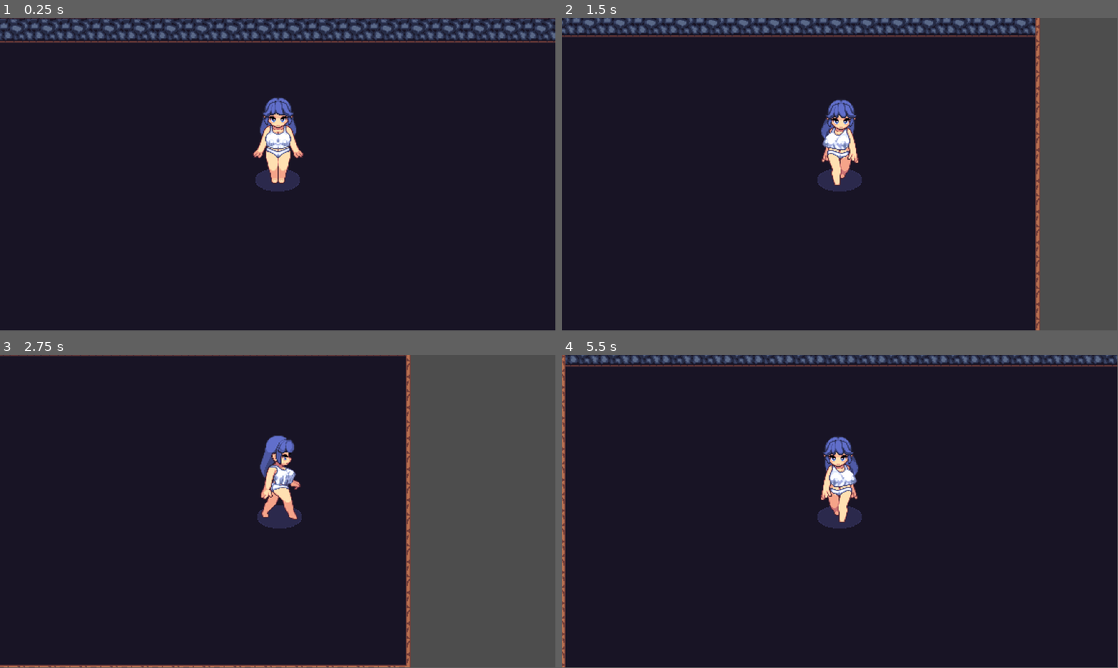
Above: before the commit, frames 1-4 (two rows, left to right).
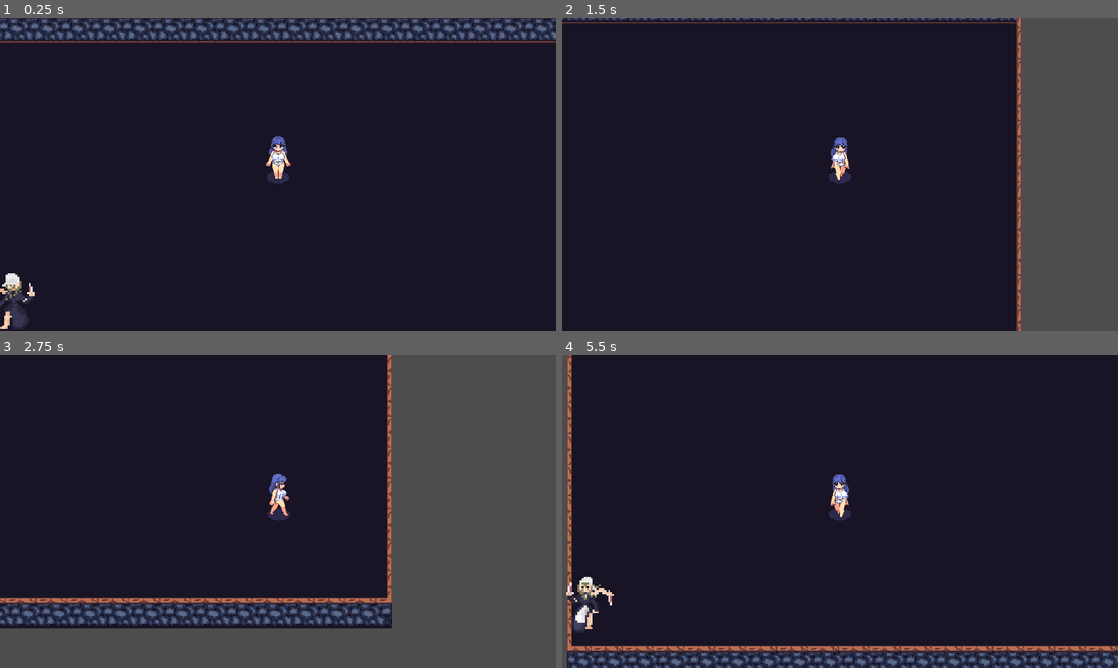
Above: after the commit, the same moments.

Repository: Rafart132/Two_Little_Goats
Game: Godot game, scene res://escenas/prueba.tscn
The game is run twice, just before and just after one commit, with the same random seed, the same clock (stepped at 60 frames per second) and the same inputs. Before the commit the project has no main scene; this scene is started directly in both runs.
Inputs:
- Up to frame 1 (0.25 s): no input
- Up to frame 2 (1.5 s): tap Enter (ui_accept) at 0.5, 0.77 s; hold Right (ui_right) 0.53-1.28 s; hold Down (ui_down) from 1.28 s (still down)
- Up to frame 3 (2.75 s): tap Enter (ui_accept) at 1.52 s; release Down (ui_down) at 2.03 s; hold Right (ui_right) from 2.03 s (still down)
- Up to frame 4 (5.5 s): release Right (ui_right) at 2.78 s; hold Up (ui_up) 2.78-3.53 s; tap Enter (ui_accept) at 3.02, 3.77, 4.52 s; hold Left (ui_left) 3.53-5.03 s; hold Down (ui_down) from 5.03 s (still down)
In our replay, the window is 799x449 before the commit and 800x450 after it. These sizes can differ from the game's own. Grey fills any space a smaller window leaves; there, only what the larger window draws over its background counts as a difference.

The runs differ from the first frame. In frame 1, 2.8% of the frame differs, in the area x 0-100%, y 0-100%; in frame 2, 9.8%; in frame 3, 20%, in the area x 0-74%, y 0-100%; in frame 4, 13%.

Commit message:
patrullaje y persecucion

Diff:
--- a/Scr/Maquina de estados/PlayerState/PlayerStateRun.gd
+++ b/Scr/Maquina de estados/PlayerState/PlayerStateRun.gd
@@ -8,10 +8,10 @@
 		Input.get_action_strength("ui_down") - Input.get_action_strength("ui_up")
 		).normalized()
 
-	if input_vector.y != 0:
-		input_vector.y *= player.VerticalSpeed
+	#if input_vector.y != 0:
+		#input_vector.y *= player.VerticalSpeed
 
-	player.velocity = input_vector * player.speed * 2
+	player.velocity = input_vector * player.speed * 4
 	player.move_and_slide()
 
 func update_animation() -> void:
--- a/Scr/Maquina de estados/PlayerState/StateWalk.gd
+++ b/Scr/Maquina de estados/PlayerState/StateWalk.gd
@@ -9,8 +9,8 @@
 		).normalized()
 
 	# Adjust the speed for vertical movement
-	if input_vector.y != 0:
-		input_vector.y *= player.VerticalSpeed  # Reduce speed by half when moving up or down
+	#if input_vector.y != 0:
+		#input_vector.y *= player.VerticalSpeed  # Reduce speed by half when moving up or down
 
 	player.velocity = input_vector * player.speed
 	player.move_and_slide()
--- /dev/null
+++ b/Scr/Maquina de estados/entities_states/ChaseState.gd
@@ -0,0 +1,47 @@
+extends EntytiStateBase
+class_name chase_state
+
+@export var speed: float = 150.0 # Velocidad al perseguir
+
+# Nodo del jugador (asignado al detectarlo)
+var player: Node2D = null
+
+
+func start() -> void:
+	if player == null:
+		print("ChaseState: No se asignó un jugador.")
+	else:
+		print("ChaseState: Iniciando persecución.")
+
+func on_process(delta: float) -> void:
+	if player == null:
+		return # No hay jugador que perseguir
+
+	# Dirección hacia el jugador
+	var direction = (player.position - controlled_node.position).normalized()
+
+	# Movimiento hacia el jugador
+	controlled_node.position += direction * speed * delta
+
+	# Actualizar la animación según la dirección
+	_update_animation(direction)
+
+func _update_animation(direction: Vector2) -> void:
+	if direction.x > 0:
+		Maid.anim.play("Walk_right")
+	elif direction.x < 0:
+		Maid.anim.play("Walk_left")
+	elif direction.y > 0:
+		Maid.anim.play("Walk_down")
+	elif direction.y < 0:
+		Maid.anim.play("Walk_up")
+
+func end() -> void:
+	Maid.anim.stop() # Detiene la animación al salir del estado
+
+
+func _on_zona_deteccion_body_exited(body: Node2D) -> void:
+	if body.is_in_group("Player"):
+		print("Jugador detectado. Cambiando al estado de persecución.")
+		player = null
+		state_machine.change_to("PatrolState")
--- /dev/null
+++ b/Scr/Maquina de estados/entities_states/PatrolState.gd
@@ -0,0 +1,60 @@
+extends EntytiStateBase
+
+class_name PatrolState
+
+# Propiedades del estado
+@export var patrol_points: Array[Vector2] = [] # Puntos a patrullar
+@export var speed: float = 100.0 # Velocidad del enemigo
+@export var speedY: float = 50.0 # Velocidad del enemigo
+
+
+var current_point_index: int = 0 # Índice del punto de patrullaje actual
+
+func start() -> void:
+	# Comienza moviéndose hacia el primer punto
+	if patrol_points.size() > 0:
+		current_point_index = 0
+
+func on_process(delta: float) -> void:
+	if patrol_points.size() == 0:
+		return # Si no hay puntos, no hace nada
+
+	var target_point = patrol_points[current_point_index]
+	var direction = (target_point - controlled_node.position).normalized()
+
+	# Movimiento hacia el punto
+	controlled_node.position += direction * speed * delta
+
+
+	# Comprueba si llegó al punto objetivo
+	if controlled_node.position.distance_to(target_point) < 5.0:
+		_go_to_next_point()
+
+	anim(direction)
+
+func anim(direction):
+	if direction.x < 0:
+		Maid.anim.play("Walk_left")
+	if direction.x > 0:
+		Maid.anim.play("Walk_right")
+	if direction.y < 0:
+		Maid.anim.play("Walk_up")
+	if direction.y > 0:
+		Maid.anim.play("Walk_down")
+
+func _go_to_next_point() -> void:
+	# Cambia al siguiente punto en la lista
+	current_point_index += 1
+	if current_point_index >= patrol_points.size():
+		current_point_index = 0 # Reinicia el ciclo de patrullaje
+
+func end() -> void:
+	# Limpia cualquier variable si es necesario
+	pass
+
+
+func _on_zona_deteccion_body_entered(body: Node2D) -> void:
+	if body.is_in_group("Player"):
+		print("Jugador fuera de rango. Volviendo al estado de patrullaje.")
+		get_parent().find_child("ChaseState").player = body
+		state_machine.change_to("ChaseState")
--- /dev/null
+++ b/Scr/Maquina de estados/entities_states/entiti_statebase.gd
@@ -0,0 +1,8 @@
+class_name EntytiStateBase
+extends StateBase
+
+var Maid:maid:
+	set (value):
+		controlled_node = value
+	get:
+		return controlled_node
--- a/Scr/player.gd
+++ b/Scr/player.gd
@@ -2,7 +2,7 @@
 extends CharacterBody2D
 
 @export var speed:float = 100
-@export var VerticalSpeed:float = 0.5
+@export var VerticalSpeed:float = 0.3
 
 @onready var anim:AnimatedSprite2D = $Anim
 
--- /dev/null
+++ b/escenas/entidades/maid.gd
@@ -0,0 +1,7 @@
+extends CharacterBody2D
+class_name maid
+
+const SPEED = 300.0
+
+@onready var anim:AnimatedSprite2D = $AnimatedSprite2D
+@onready var Detect:Area2D = $zona_deteccion
--- /dev/null
+++ b/escenas/entidades/maid.tscn
@@ -0,0 +1,183 @@
+[gd_scene load_steps=25 format=3 uid="uid://brt6mxsc3b0c2"]
+
+[ext_resource type="Script" path="res://escenas/entidades/maid.gd" id="1_qdjbg"]
+[ext_resource type="Texture2D" uid="uid://5okruwm738c2" path="res://Assets/stage_two.png" id="1_stc4q"]
+[ext_resource type="Script" path="res://Scr/Maquina de estados/state_machine.gd" id="3_50da7"]
+[ext_resource type="Script" path="res://Scr/Maquina de estados/entities_states/PatrolState.gd" id="4_cekvq"]
+[ext_resource type="Script" path="res://Scr/Maquina de estados/entities_states/ChaseState.gd" id="5_bq57y"]
+
+[sub_resource type="RectangleShape2D" id="RectangleShape2D_ri3o3"]
+size = Vector2(13, 10)
+
+[sub_resource type="AtlasTexture" id="AtlasTexture_bs3bg"]
+atlas = ExtResource("1_stc4q")
+region = Rect2(0, 0, 32, 32)
+
+[sub_resource type="AtlasTexture" id="AtlasTexture_c1tgu"]
+atlas = ExtResource("1_stc4q")
+region = Rect2(32, 0, 32, 32)
+
+[sub_resource type="AtlasTexture" id="AtlasTexture_0fd3j"]
+atlas = ExtResource("1_stc4q")
+region = Rect2(64, 0, 32, 32)
+
+[sub_resource type="AtlasTexture" id="AtlasTexture_bbx0l"]
+atlas = ExtResource("1_stc4q")
+region = Rect2(96, 0, 32, 32)
+
+[sub_resource type="AtlasTexture" id="AtlasTexture_jcca7"]
+atlas = ExtResource("1_stc4q")
+region = Rect2(0, 192, 32, 32)
+
+[sub_resource type="AtlasTexture" id="AtlasTexture_dkpik"]
+atlas = ExtResource("1_stc4q")
+region = Rect2(32, 192, 32, 32)
+
+[sub_resource type="AtlasTexture" id="AtlasTexture_ek5cd"]
+atlas = ExtResource("1_stc4q")
+region = Rect2(64, 192, 32, 32)
+
+[sub_resource type="AtlasTexture" id="AtlasTexture_wpm8n"]
+atlas = ExtResource("1_stc4q")
+region = Rect2(96, 192, 32, 32)
+
+[sub_resource type="AtlasTexture" id="AtlasTexture_i3w01"]
+atlas = ExtResource("1_stc4q")
+region = Rect2(0, 64, 32, 32)
+
+[sub_resource type="AtlasTexture" id="AtlasTexture_lluu2"]
+atlas = ExtResource("1_stc4q")
+region = Rect2(32, 64, 32, 32)
+
+[sub_resource type="AtlasTexture" id="AtlasTexture_37pnd"]
+atlas = ExtResource("1_stc4q")
+region = Rect2(64, 64, 32, 32)
+
+[sub_resource type="AtlasTexture" id="AtlasTexture_6puxd"]
+atlas = ExtResource("1_stc4q")
+region = Rect2(96, 64, 32, 32)
+
+[sub_resource type="AtlasTexture" id="AtlasTexture_3xlej"]
+atlas = ExtResource("1_stc4q")
+region = Rect2(0, 128, 32, 32)
+
+[sub_resource type="AtlasTexture" id="AtlasTexture_qjj61"]
+atlas = ExtResource("1_stc4q")
+region = Rect2(32, 128, 32, 32)
+
+[sub_resource type="AtlasTexture" id="AtlasTexture_paw8o"]
+atlas = ExtResource("1_stc4q")
+region = Rect2(64, 128, 32, 32)
+
+[sub_resource type="AtlasTexture" id="AtlasTexture_a07aa"]
+atlas = ExtResource("1_stc4q")
+region = Rect2(96, 128, 32, 32)
+
+[sub_resource type="SpriteFrames" id="SpriteFrames_wkkxb"]
+animations = [{
+"frames": [{
+"duration": 1.0,
+"texture": SubResource("AtlasTexture_bs3bg")
+}, {
+"duration": 1.0,
+"texture": SubResource("AtlasTexture_c1tgu")
+}, {
+"duration": 1.0,
+"texture": SubResource("AtlasTexture_0fd3j")
+}, {
+"duration": 1.0,
+"texture": SubResource("AtlasTexture_bbx0l")
+}],
+"loop": true,
+"name": &"Walk_down",
+"speed": 8.0
+}, {
+"frames": [{
+"duration": 1.0,
+"texture": SubResource("AtlasTexture_jcca7")
+}, {
+"duration": 1.0,
+"texture": SubResource("AtlasTexture_dkpik")
+}, {
+"duration": 1.0,
+"texture": SubResource("AtlasTexture_ek5cd")
+}, {
+"duration": 1.0,
+"texture": SubResource("AtlasTexture_wpm8n")
+}],
+"loop": true,
+"name": &"Walk_left",
+"speed": 8.0
+}, {
+"frames": [{
+"duration": 1.0,
+"texture": SubResource("AtlasTexture_i3w01")
+}, {
+"duration": 1.0,
+"texture": SubResource("AtlasTexture_lluu2")
+}, {
+"duration": 1.0,
+"texture": SubResource("AtlasTexture_37pnd")
+}, {
+"duration": 1.0,
+"texture": SubResource("AtlasTexture_6puxd")
+}],
+"loop": true,
+"name": &"Walk_right",
+"speed": 8.0
+}, {
+"frames": [{
+"duration": 1.0,
+"texture": SubResource("AtlasTexture_3xlej")
+}, {
+"duration": 1.0,
+"texture": SubResource("AtlasTexture_qjj61")
+}, {
+"duration": 1.0,
+"texture": SubResource("AtlasTexture_paw8o")
+}, {
+"duration": 1.0,
+"texture": SubResource("AtlasTexture_a07aa")
+}],
+"loop": true,
+"name": &"Walk_up",
+"speed": 8.0
+}]
+
+[sub_resource type="CircleShape2D" id="CircleShape2D_b2k0s"]
+radius = 222.324
+
+[node name="Maid" type="CharacterBody2D"]
+script = ExtResource("1_qdjbg")
+
+[node name="CollisionShape2D" type="CollisionShape2D" parent="."]
+position = Vector2(-0.5, 0)
+shape = SubResource("RectangleShape2D_ri3o3")
+disabled = true
+
+[node name="AnimatedSprite2D" type="AnimatedSprite2D" parent="."]
+position = Vector2(0, -11)
+scale = Vector2(2, 2)
+sprite_frames = SubResource("SpriteFrames_wkkxb")
+animation = &"Walk_up"
+frame_progress = 0.301712
+
+[node name="StateMachine" type="Node" parent="." node_paths=PackedStringArray("default_state")]
+script = ExtResource("3_50da7")
+default_state = NodePath("PatrolState")
+
+[node name="PatrolState" type="Node" parent="StateMachine"]
+script = ExtResource("4_cekvq")
+patrol_points = Array[Vector2]([Vector2(16, 48), Vector2(16, 336)])
+
+[node name="ChaseState" type="Node" parent="StateMachine"]
+script = ExtResource("5_bq57y")
+
+[node name="zona_deteccion" type="Area2D" parent="."]
+
+[node name="CollisionShape2D" type="CollisionShape2D" parent="zona_deteccion"]
+shape = SubResource("CircleShape2D_b2k0s")
+debug_color = Color(0.823529, 0, 0.239216, 0.0745098)
+
+[connection signal="body_entered" from="zona_deteccion" to="StateMachine/PatrolState" method="_on_zona_deteccion_body_entered"]
+[connection signal="body_exited" from="zona_deteccion" to="StateMachine/ChaseState" method="_on_zona_deteccion_body_exited"]
--- a/escenas/player/player.tscn
+++ b/escenas/player/player.tscn
@@ -803,7 +803,8 @@
 [sub_resource type="RectangleShape2D" id="RectangleShape2D_qwbmm"]
 size = Vector2(48, 24)
 
-[node name="player" type="CharacterBody2D"]
+[node name="player" type="CharacterBody2D" groups=["Player"]]
+scale = Vector2(0.5, 0.5)
 script = ExtResource("1_8clkv")
 
 [node name="Anim" type="AnimatedSprite2D" parent="."]
--- a/escenas/prueba.tscn
+++ b/escenas/prueba.tscn
@@ -1,8 +1,9 @@
-[gd_scene load_steps=7 format=4 uid="uid://cp7pkce1vddb1"]
+[gd_scene load_steps=8 format=4 uid="uid://cp7pkce1vddb1"]
 
 [ext_resource type="Texture2D" uid="uid://ddqo524bbdgur" path="res://Assets/tileset/tileset_dungeon.png" id="1_h7fqh"]
 [ext_resource type="Texture2D" uid="uid://3w8o3lgtphww" path="res://Assets/tileset/spritesheet.png" id="2_tepq6"]
 [ext_resource type="PackedScene" uid="uid://bnc02sf4e01or" path="res://escenas/player/player.tscn" id="3_gte57"]
+[ext_resource type="PackedScene" uid="uid://brt6mxsc3b0c2" path="res://escenas/entidades/maid.tscn" id="4_8g8qv"]
 
 [sub_resource type="TileSetAtlasSource" id="TileSetAtlasSource_e1qbc"]
 texture = ExtResource("1_h7fqh")
@@ -97,5 +98,9 @@
 tile_set = SubResource("TileSet_trtti")
 
 [node name="player" parent="." instance=ExtResource("3_gte57")]
+y_sort_enabled = true
 position = Vector2(288, 168)
-VerticalSpeed = 0.3
+
+[node name="Maid" parent="." instance=ExtResource("4_8g8qv")]
+y_sort_enabled = true
+position = Vector2(16, 336)
--- a/project.godot
+++ b/project.godot
@@ -11,8 +11,17 @@
 [application]
 
 config/name="Two_Little_Goats"
+run/main_scene="res://escenas/prueba.tscn"
 config/features=PackedStringArray("4.3", "GL Compatibility")
 config/icon="res://icon.svg"
+
+[display]
+
+window/stretch/mode="canvas_items"
+
+[global_group]
+
+Player=""
 
 [rendering]
 
Binary file added: Assets/stage_one.png
Not shown, added: Assets/stage_one.png.import
Binary file added: Assets/stage_three.png
Not shown, added: Assets/stage_three.png.import
Binary file added: Assets/stage_two.png
Not shown, added: Assets/stage_two.png.import
Not shown, added: escenas/entidades/mai1F53.tmp
Not shown, added: escenas/entidades/mai5E5E.tmp
